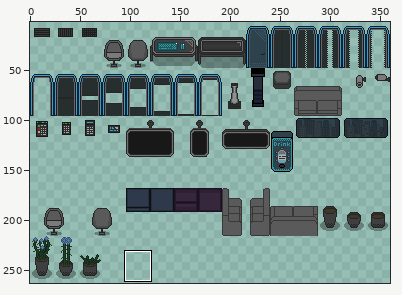
A sprite sheet gets an edit: art/corporation/Corporation Furnitures.png. Above, an overview of the earlier version with the close-up marked.
Close-up. As it was:
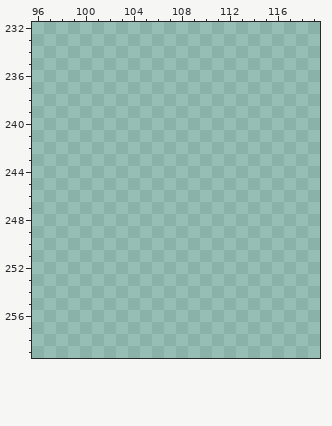
The file is 360x360 pixels. Colours within 5 levels of each other are drawn and written as one. Shown: x 96..119, y 232..259. The wide view leaves out empty margins. The commit also changed other parts of the picture, which this record leaves out.
Once edited:
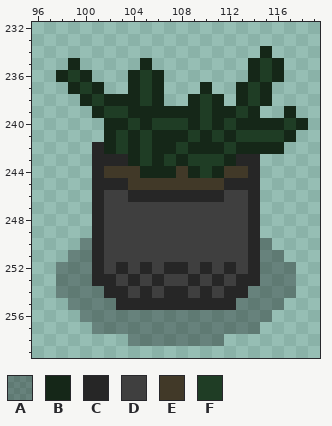
Palette (. is transparent): A #00000050  B #152718  C #262626  D #3f3f3f  E #413928  F #1f3d25
Changes in this commit:
@@ x 96..119 @@
 233 ........................
-234 ........................
-235 ........................
-236 ........................
-237 ........................
-238 ........................
-239 ........................
-240 ........................
-241 ........................
-242 ........................
-243 ........................
-244 ........................
-245 ........................
-246 ........................
-247 ........................
-248 ........................
-249 ........................
-250 ........................
-251 ........................
-252 ........................
-253 ........................
-254 ........................
-255 ........................
-256 ........................
-257 ........................
-258 ........................
+234 ...................B....
+235 ...B.....B........BFB...
+236 ..BFB...BFB.......BFB...
+237 ...BFB..BFB...B..BFB....
+238 ....BFBBBFB..BFB.BFB....
+239 .....BFFBBBBBBFBBFB..B..
+240 ......BBFBFFFBFBFBBBBFB.
+241 ......BFBFBBBFBFBFFFFB..
+242 .....CBFBFBBFBBBFBBBB...
+243 .....CCCBFBFBFFFBCC.....
+244 .....CEEEBBBEBFBEEC.....
+245 .....CCCEEEEEEEECCC.....
+246 .....CDDCCCCCCCCDDC.....
+247 .....CDDDDDDDDDDDDC.....
+248 .....CDDDDDDDDDDDDC.....
+249 .....CDDDDDDDDDDDDC.....
+250 ....ACDDDDDDDDDDDDCA....
+251 ...AACDDDDDDDDDDDDCAA...
+252 ..AAACDCDCDCCDCDCDCAAA..
+253 ..AAACCDCDCDDCDCDCCAAA..
+254 ..AAAACCDCDCCDCDCCAAAA..
+255 ...AAAACCCCCCCCCCAAAA...
+256 ....AAAAAAAAAAAAAAAA....
+257 .....AAAAAAAAAAAAAA.....
+258 ........AAAAAAAA........
 259 ........................
Changed places in both close-ups, as pixel boxes (x1, y1, x2, y2):
added: (56, 46, 308, 346)
